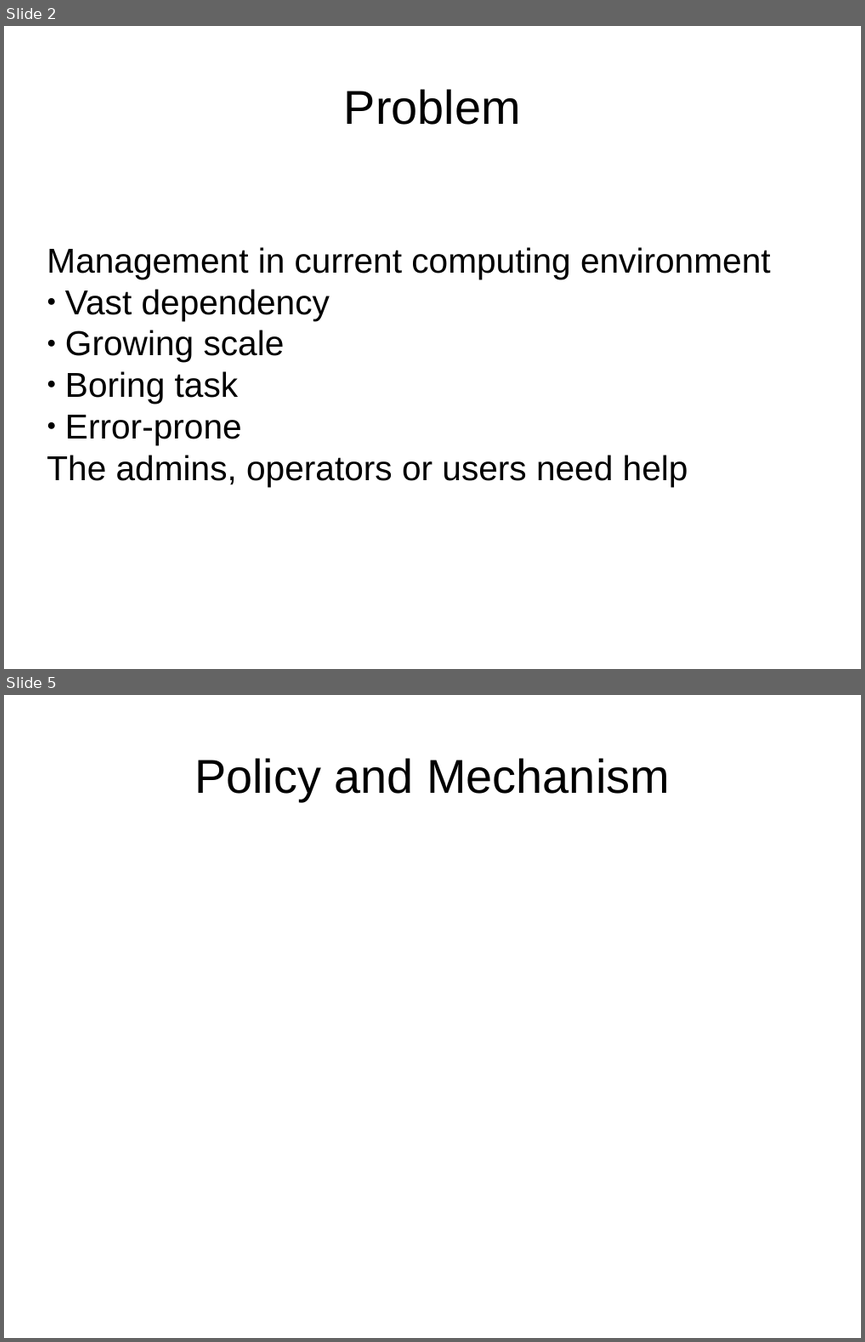
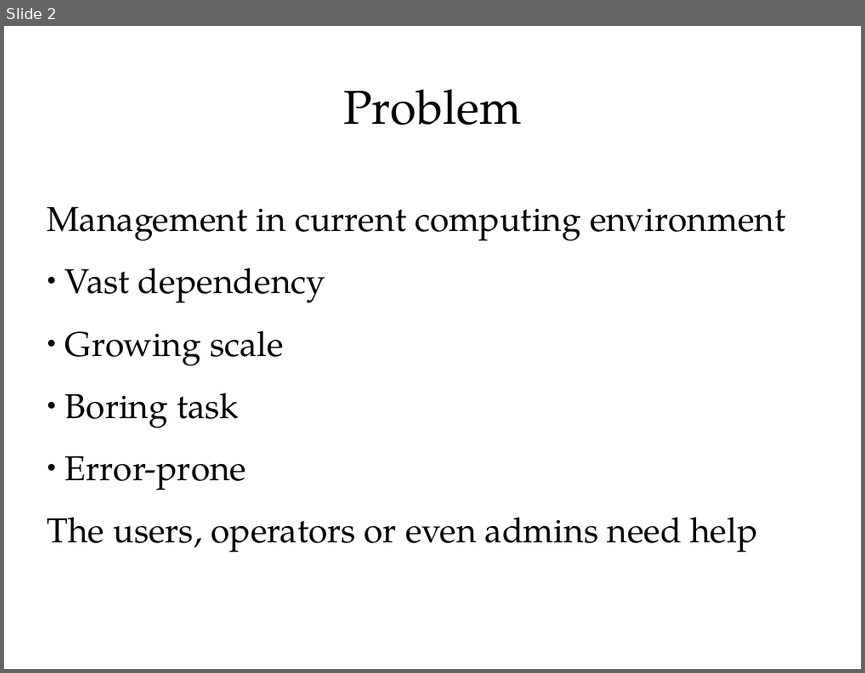
Before and after one commit to ShiZhan/fs-crawler, a slide deck: doc/oam.odp. Shown one above the other, each under a label of ours: slides 2 and 5 before the commit, slide 2 after it; the slides between them are not shown. The pictures are 865x1342 and 865x673 pixels, drawn with LibreOffice and Linux fonts; fonts in the diff are those of the drawing. Boxes give left, top, right and bottom in pixels: in the first picture for what was removed or moved away, otherwise in the second. Text is boxed around its words. In the diff, an @@ line names an element or a change of style, - is before the commit and + after.

```diff
--- a/doc/oam.odp
+++ b/doc/oam.odp
@@ slide 5 removed at [4,695,861,1338], background #FFFFFF @@
@@ title removed at [194,758,670,801] @@
-Policy and Mechanism
@@ slide 2 changed as well @@
@@ title "Problem" at [343,89,522,125]: font Arial to TeX Gyre Pagella @@
@@ subtitle "Management in current computing environment": place and size @@
-subtitle "Management in current computing environment" at [46,247,771,487]
+subtitle "Management in current computing environment" at [46,206,786,552]
@@ subtitle at [46,206,786,490]: font Arial to TeX Gyre Pagella in "Management in current computing environment", "Vast dependency", "Growing scale", "Boring task" and 1 more places; line spacing 1 to 1.5 @@
@@ subtitle at [46,516,757,552]: text changed; font Arial to TeX Gyre Pagella @@
-The admins, operators or users need help
+The users, operators or even admins need help
```
Also in this commit, not shown: 5 other slides changed, 3 slides added, 3 other slides removed.
